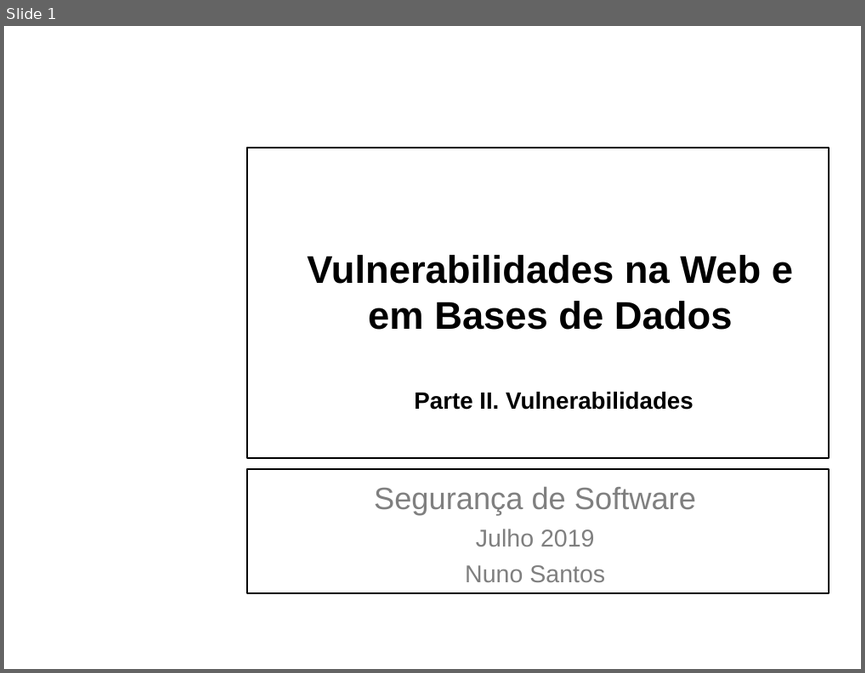
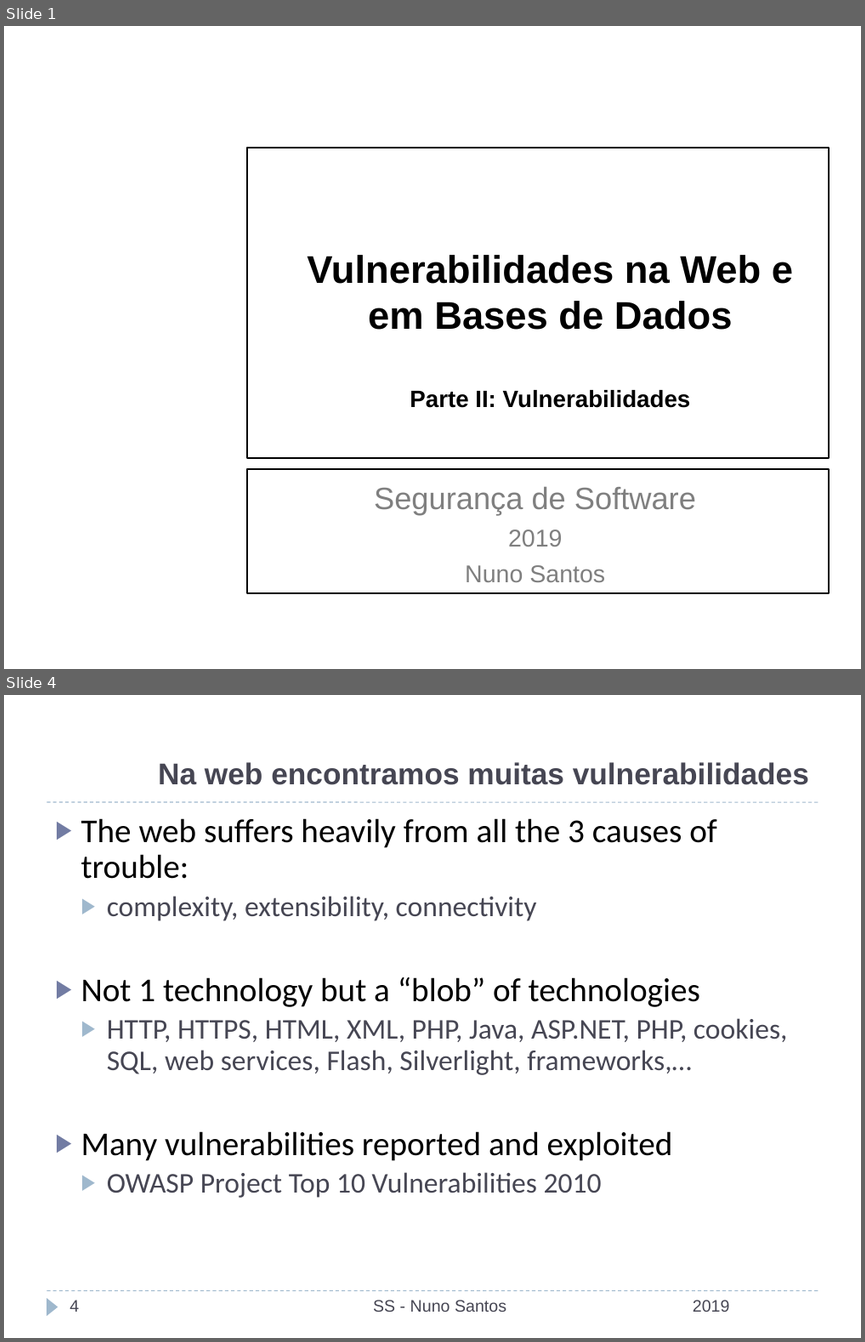
Before and after one commit to nuno-santos/acite2019, a slide deck: teoricas/acite2019-05-web_bd.pptx. Shown one above the other, each under a label of ours: slide 1 before the commit, slides 1 and 4 after it; the slides between them are not shown. The pictures are 865x673 and 865x1342 pixels, drawn with LibreOffice and Linux fonts; fonts in the diff are those of the drawing; background and template pictures are left out. Boxes give left, top, right and bottom in pixels: in the first picture for what was removed or moved away, otherwise in the second. Text is boxed around its words. In the diff, an @@ line names an element or a change of style, - is before the commit and + after.

```diff
--- a/teoricas/acite2019-05-web_bd.pptx
+++ b/teoricas/acite2019-05-web_bd.pptx
@@ slide 4 added at (x1=4, y1=695, x2=861, y2=1338), background #FFFFFF @@
@@ title added at (x1=158, y1=762, x2=809, y2=785), 25.2 pt, text #464653, bold @@
+Na web encontramos muitas vulnerabilidades
@@ line added from (46, 802) to (818, 802), #9FB8CD 0.75 pt dashed @@
@@ text added at (x1=81, y1=818, x2=788, y2=1197), 24 pt, text #464653 @@
+▶ The web suffers heavily from all the 3 causes of trouble:
+  ▶ complexity, extensibility, connectivity
+▶ Not 1 technology but a “blob” of technologies
+  ▶ HTTP, HTTPS, HTML, XML, PHP, Java, ASP.NET, PHP, cookies, SQL, web services, Flash, Silverlight, frameworks,…
+▶ Many vulnerabilities reported and exploited
+  ▶ OWASP Project Top 10 Vulnerabilities 2010
@@ line added from (46, 1291) to (818, 1291), #9FB8CD 0.75 pt dashed @@
@@ triangle added at (x1=46, y1=1298, x2=58, y2=1315), fill #9FB8CD @@
@@ page number added at (x1=69, y1=1299, x2=79, y2=1311), 14 pt, text #464653 @@
+4
@@ text added at (x1=373, y1=1299, x2=506, y2=1311), 14 pt, text #464653 @@
+SS - Nuno Santos
@@ text added at (x1=692, y1=1299, x2=730, y2=1311), 14 pt, text #464653 @@
+2019
@@ slide 1 changed as well @@
@@ title at (x1=307, y1=255, x2=793, y2=408): text changed @@
-Vulnerabilidades na Web e em Bases de Dados
-Parte II. Vulnerabilidades
+Vulnerabilidades na Web e em Bases de Dados
+Parte II: Vulnerabilidades
@@ subtitle at (x1=508, y1=529, x2=562, y2=546): text changed @@
-Julho 2019
+2019
```
Also in this commit, not shown: 7 other slides changed, 13 other slides added, 3 slides removed.
